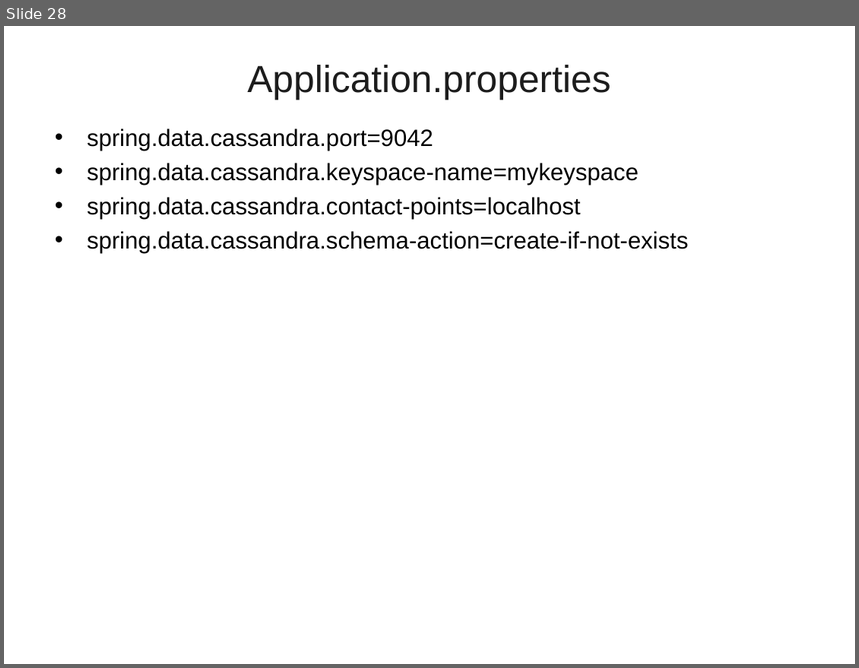
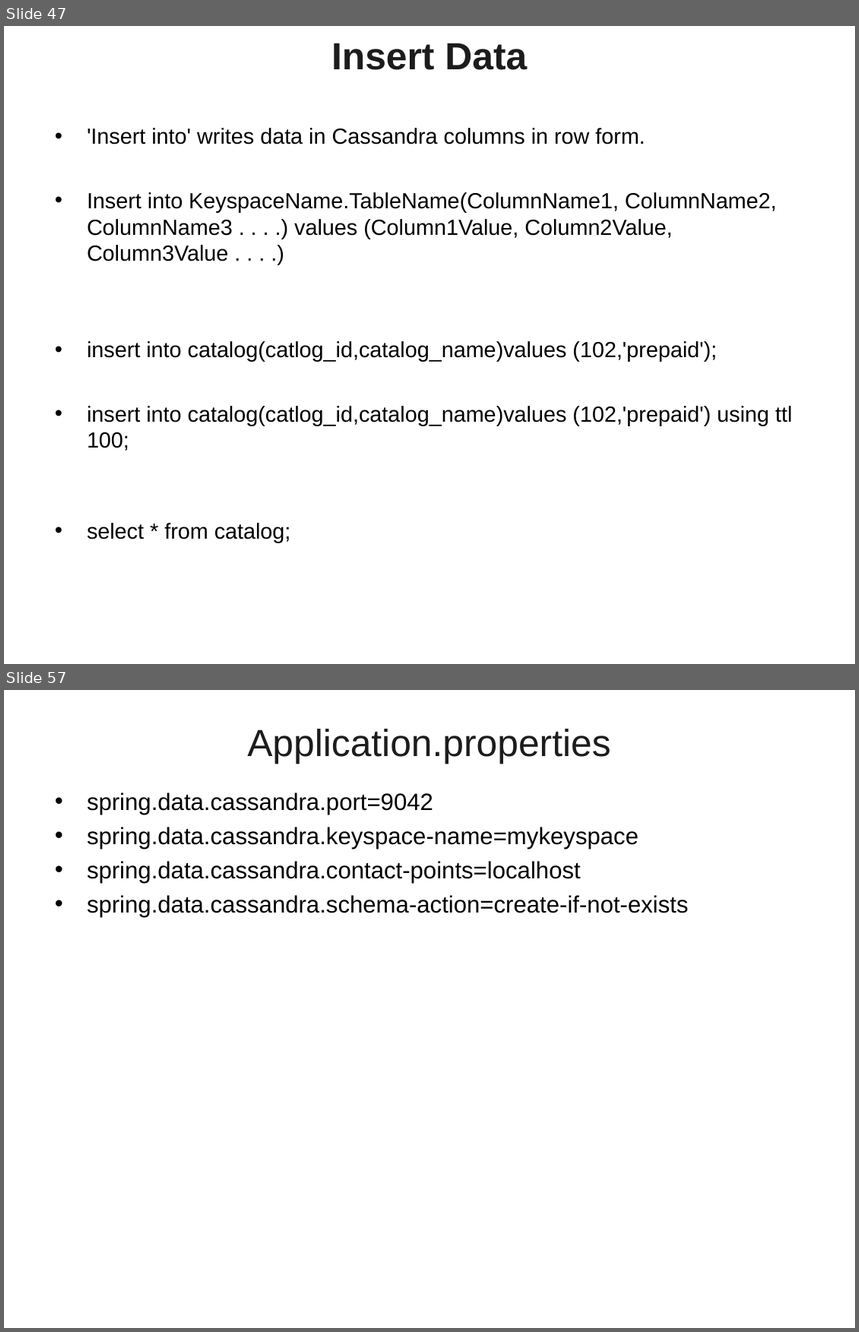
Before and after one commit to vicky-sai/PPTs, a slide deck: SpringData_NoSQL.ppt. Shown one above the other, each under a label of ours: slide 28 before the commit, slides 47 and 57 after it; the slides between them are not shown. The pictures are 859x668 and 859x1332 pixels, drawn with LibreOffice and Linux fonts; fonts in the diff are those of the drawing; background and template pictures are left out. Boxes give left, top, right and bottom in pixels: in the first picture for what was removed or moved away, otherwise in the second. Text is boxed around its words. In the diff, an @@ line names an element or a change of style, - is before the commit and + after.

```diff
--- a/SpringData_NoSQL.ppt
+++ b/SpringData_NoSQL.ppt
@@ slide 47 added at (4,26,855,664), background picture (left out) @@
@@ title added at (332,43,527,70), 32 pt, text #1C1C1C, bold @@
+Insert Data
@@ text added at (87,128,792,543), 18.5 pt, text #000000 @@
+• 'Insert into' writes data in Cassandra columns in row form.
+• Insert into KeyspaceName.TableName(ColumnName1, ColumnName2, ColumnName3 . . . .) values (Column1Value, Column2Value, Column3Value . . . .)
+• insert into catalog(catlog_id,catalog_name)values (102,'prepaid');
+• insert into catalog(catlog_id,catalog_name)values (102,'prepaid') using ttl 100;
+• select * from catalog;
@@ what was slide 28 is now slide 57 @@
```
Also in this commit, not shown: 1 slide changed, 28 other slides added, 3 slides removed.
